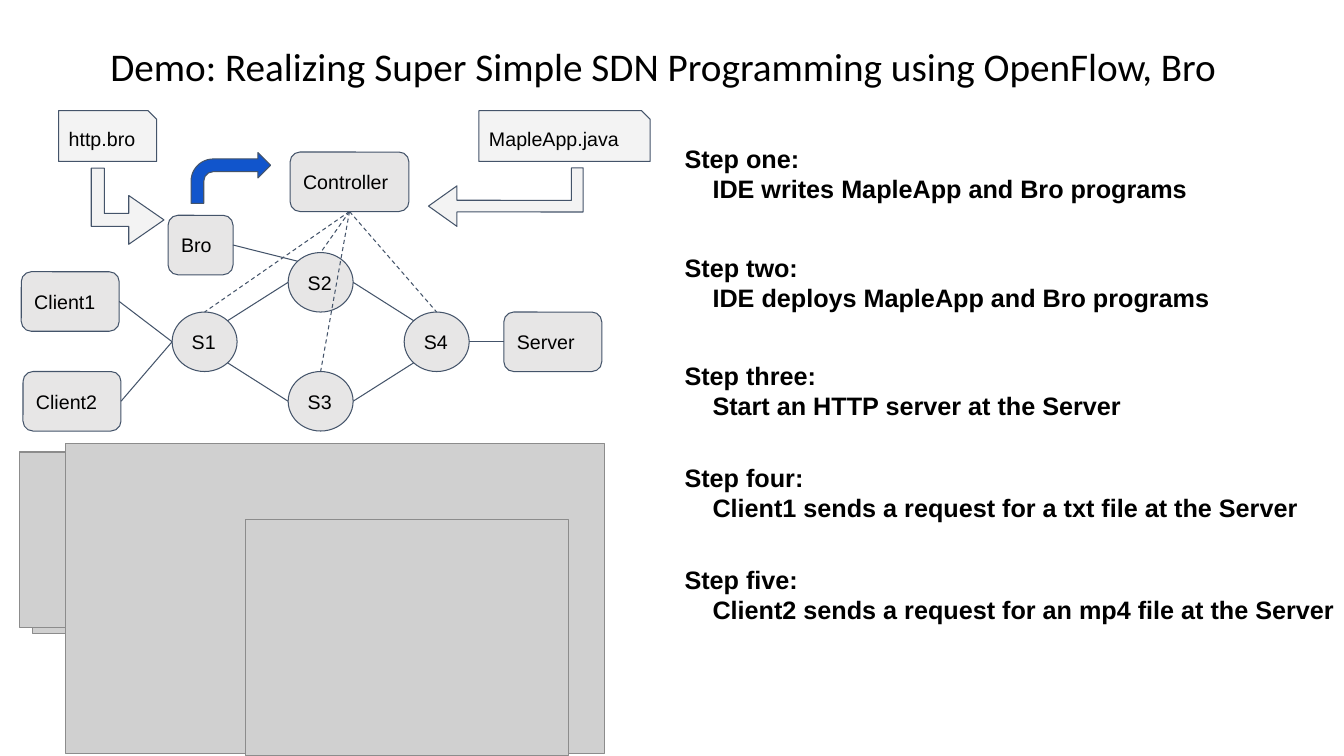
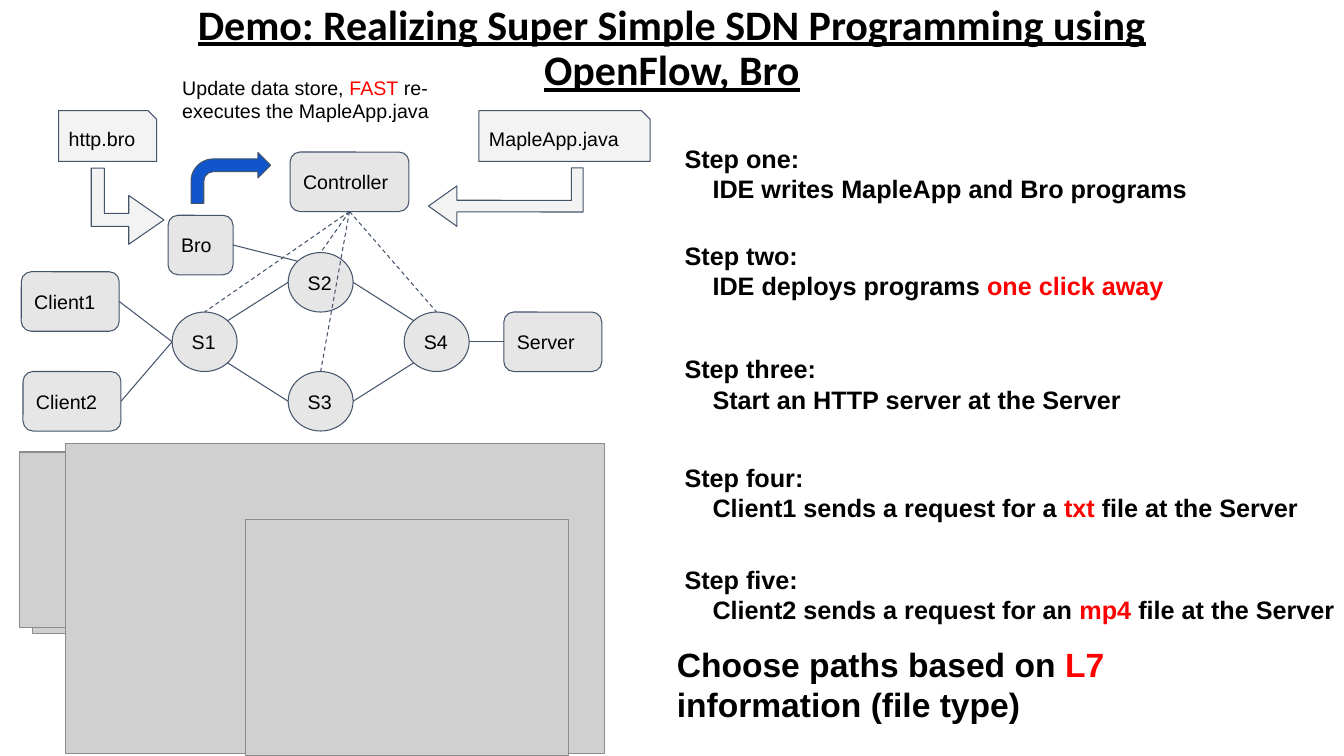
Before and after one commit to snlab/sc16, a slide deck: slide 5 of slides/ssdn-present-v2.pptx. Drawn at 1344x756 pixels with LibreOffice and Linux fonts; fonts in the diff are those of the drawing; grey boxes stand for pictures. Boxes give left, top, right and bottom in pixels: in the first picture for what was removed or moved away, otherwise in the second. Text is boxed around its words. In the diff, an @@ line names an element or a change of style, - is before the commit and + after.

```diff
--- a/slides/ssdn-present-v2.pptx
+++ b/slides/ssdn-present-v2.pptx
@@ title "Demo: Realizing Super Simple SDN ...": place and size @@
-title "Demo: Realizing Super Simple SDN ..." at bbox=[110, 53, 1216, 88]
+title "Demo: Realizing Super Simple SDN ..." at bbox=[198, 10, 1145, 92]
@@ title "Demo: Realizing Super Simple SDN ..." at bbox=[198, 10, 1145, 92]: size 28 to 30 pt, bold on, underline on @@
@@ text added at bbox=[182, 80, 429, 122], 14 pt, text #000000 @@
+Update data store, FAST re-executes the MapleApp.java
@@ text "Step two:": place and size @@
-text "Step two:" at bbox=[685, 259, 1209, 312]
+text "Step two:" at bbox=[685, 247, 1164, 301]
@@ text at bbox=[713, 276, 1164, 301]: text changed @@
-IDE deploys MapleApp and Bro programs
+IDE deploys programs one click away
@@ text "Step three:": place and size @@
-text "Step three:" at bbox=[685, 366, 1120, 416]
+text "Step three:" at bbox=[685, 359, 1120, 410]
@@ text at bbox=[713, 498, 1297, 523]: text colour #000000 to #FF0000 in "txt" @@
@@ text at bbox=[713, 600, 1334, 625]: text colour #000000 to #FF0000 in "mp4" @@
@@ text added at bbox=[677, 652, 1104, 724], 24 pt, text #000000, bold @@
+Choose paths based on L7 information (file type)
```
Also in this commit, not shown: 1 slide added.
